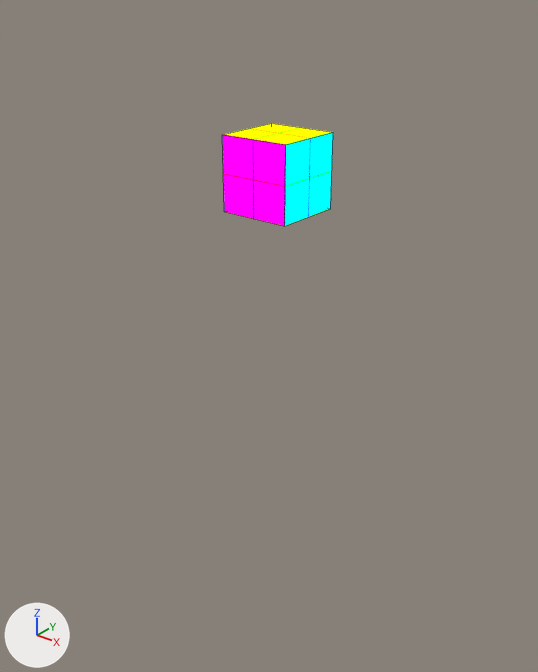
What one commit did to the Blender file bless/assets/materials/grid_projection.blend.
The view is the same before and after, from a 50 mm lens placed at (11.85, -15.18, 4.62), pointed at (-0.65, 0.44, -5.06). Arrows for +X, +Y and +Z are at lower left; the lights stay in place. Mesh edges are drawn as thin lines.
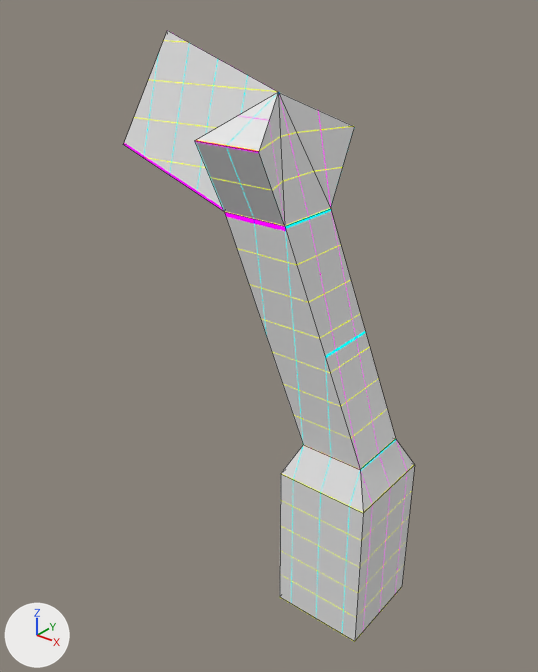
Pixel boxes (x1, y1, x2, y2) of what changed, in the pictures (538 x 672 px):
'Cube.001', reshaped (160% wider, 489% taller): before (222, 123, 333, 226); after (124, 30, 414, 642)
part 1 of me_cube_005, built on: before (223, 123, 333, 226); after (124, 30, 414, 642)

The change, as a list of edits to the scene's bpy script:
```text
Change me_cube_005:
    used by ob_cube_001; location = (0.0, 0.0, 0.0)
    remove me_cube_005.from_pydata(...)  # 8 vertices, 6 faces; spans x -1.0..1.0, y -1.0..1.0, z -1.0..1.0
    add me_cube_005.from_pydata(...)  # 24 vertices, 26 faces; spans x -4.79..3.47, y -2.0..2.47, z -14.0..3.26
    me_cube_005 part 1
    4 faces are deleted
    4 vertices move from x -1.0..1.0, y -1.0..1.0, z 1.0 to x -1.0..1.0, y -2.0..2.0, z 1.0
    16 vertices are added at x -4.79..3.47, y -1.0..2.47, z -14.0..3.26
    24 new faces join them
```
